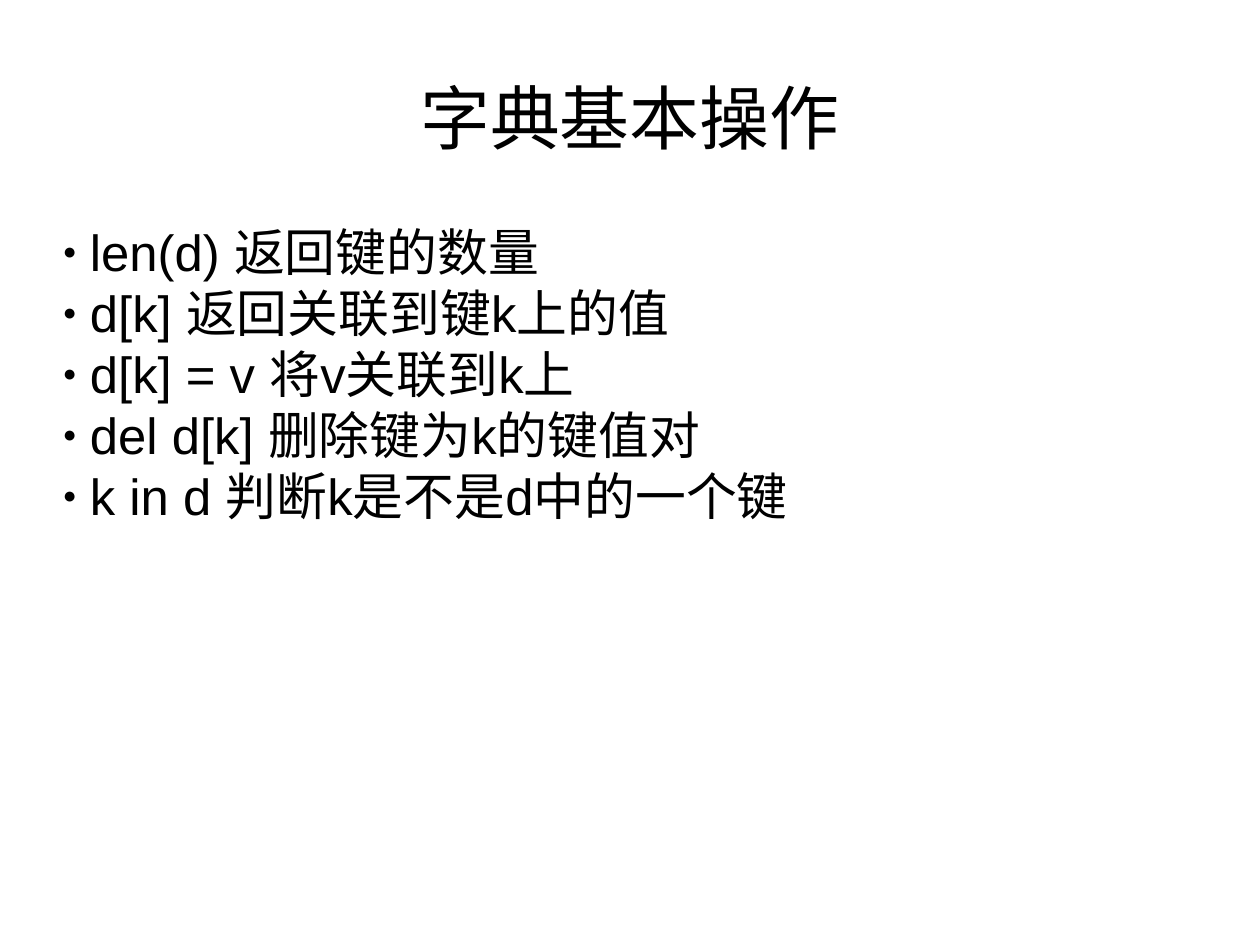
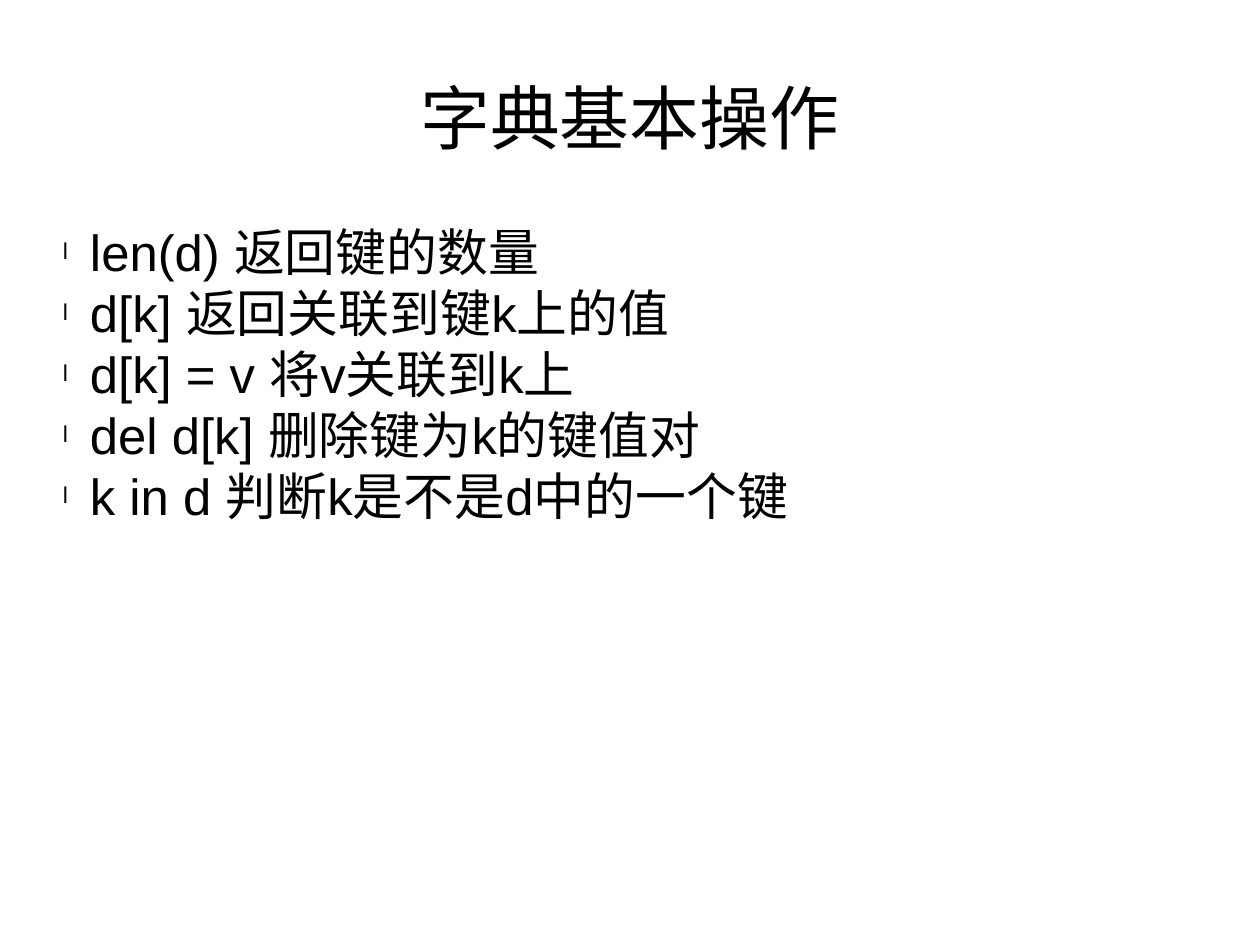
Before and after one commit to haolongzhangm/shell_my, a slide deck: slide 3 of unexeshell/tmp_use/python_l/1/p1.pptx. Drawn at 1260x945 pixels with LibreOffice and Linux fonts; fonts in the diff are those of the drawing. Boxes give left, top, right and bottom in pixels: in the first picture for what was removed or moved away, otherwise in the second. Text is boxed around its words. In the diff, an @@ line names an element or a change of style, - is before the commit and + after.

```diff
--- a/unexeshell/tmp_use/python_l/1/p1.pptx
+++ b/unexeshell/tmp_use/python_l/1/p1.pptx
@@ text "len(d) 返回键的数量" at bbox=[90, 228, 788, 520]: bullet ● to l @@
```
Also in this commit, not shown: 4 other slides changed, 8 slides added.
